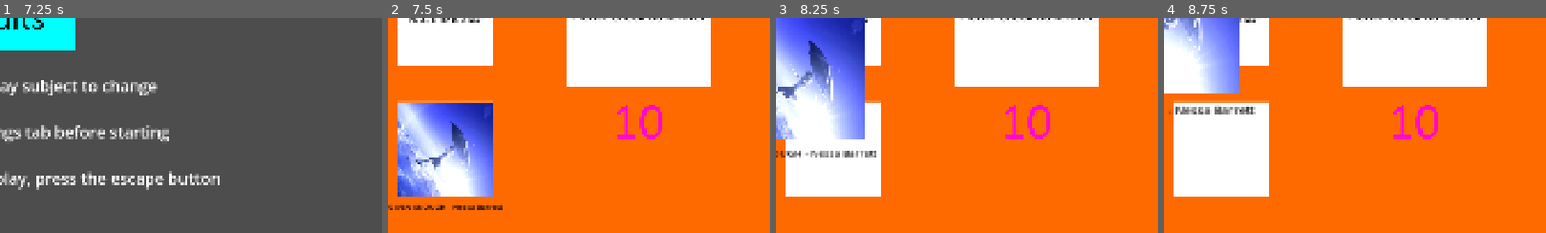
Above: before the commit, frames 1-4 (left to right).
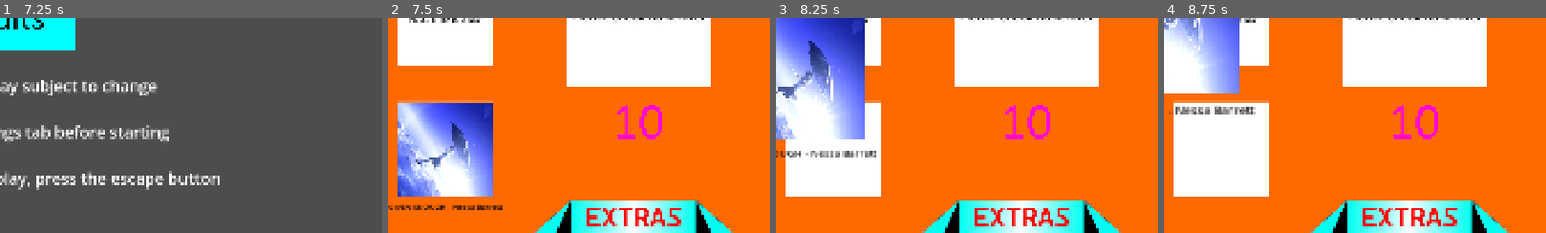
Above: after the commit, the same moments.

Repository: HyperKappy/Rhythm-Game-Repo
Game: Godot game, scene res://scenes/Main menu.tscn
Two runs of this game, one before a commit and one after it. Both use one fixed random seed, a clock stepped at 60 frames per second and the inputs below. Sound files missing from this copy of the repository are replaced by a short silence.
Inputs (mouse positions are % of the whole screen's width and height, from its top left):
- Up to frame 1 (7.25 s): click (49, 33) at 0.5 s; click "A" at 1.25 s; click "Press a key..." at 2 s; click "S" at 2.75 s; click "K" at 3.5 s; click "L" at 4.25 s; click "BACK" at 5 s; click (50, 50) at 5.75 s; click "BACK" at 6.5 s
- Up to frame 2 (7.5 s): click (49, 16) at 7.25 s
- Up to frame 3 (8.25 s): click "GIVEN ENOUGH - Nessa Barrett" at 8 s
- Up to frame 4 (8.75 s): no input
The pictures show only the part of the screen within x 50-100%, y 50-100%; the shares and areas given below are measured in that part.

Frame 1 is identical in both runs. In frame 2, 6.5% of the frame differs, in the area x 38-91%, y 84-100%; in frame 3, 6.5%; in frame 4, 6.5%.

Commit message:
Extras menu
Extras menu toegevoegd. Je komt erbij door op een knop te klikken rechtsonderin de song select menu.
Daarnaast komt er een animatie waardoor het lijkt dat het schuift

Diff:
--- /dev/null
+++ b/code/extras.gd
@@ -0,0 +1,8 @@
+extends TextureButton
+
+
+
+func _on_pressed() -> void:
+	$Click_Animation.play("Schuiven")
+	await get_tree().create_timer(1.0).timeout
+	get_tree().change_scene_to_file("res://scenes/Extras.tscn")
--- /dev/null
+++ b/scenes/Extras.tscn
@@ -0,0 +1,11 @@
+[gd_scene load_steps=2 format=3 uid="uid://cpchktwi27dsc"]
+
+[ext_resource type="Texture2D" uid="uid://bat87ptx7ueql" path="res://Resources/images/Extras_Menu.png" id="1_y1bbp"]
+
+[node name="Node2D" type="Node2D"]
+
+[node name="TextureRect" type="TextureRect" parent="."]
+offset_top = -1.0
+offset_right = 1920.0
+offset_bottom = 1079.0
+texture = ExtResource("1_y1bbp")
--- a/scenes/songselect.tscn
+++ b/scenes/songselect.tscn
@@ -15,6 +15,8 @@
 [ext_resource type="Script" uid="uid://xjyiuklcvy57" path="res://code/back.gd" id="13_ufb8k"]
 [ext_resource type="Script" uid="uid://coyv5jbp8tcwl" path="res://code/Limbo.gd" id="14_efvnr"]
 [ext_resource type="AudioStream" uid="uid://c4axmn3jwyo2g" path="res://Resources/audio/Limbo_Preview.mp3" id="14_ufb8k"]
+[ext_resource type="Texture2D" uid="uid://dojcooysi1kto" path="res://Resources/images/Extras_Animation.png" id="16_ra5o5"]
+[ext_resource type="Script" uid="uid://bct74rdt2cmq4" path="res://code/extras.gd" id="17_twyjv"]
 
 [sub_resource type="Animation" id="Animation_gcj5u"]
 resource_name = "Center_On_Press"
@@ -404,6 +406,42 @@
 &"RESET": SubResource("Animation_xtfyt"),
 &"hover_in": SubResource("Animation_smsft"),
 &"hover_out": SubResource("Animation_3be14")
+}
+
+[sub_resource type="Animation" id="Animation_hqaag"]
+resource_name = "Schuiven"
+tracks/0/type = "value"
+tracks/0/imported = false
+tracks/0/enabled = true
+tracks/0/path = NodePath(".:position")
+tracks/0/interp = 1
+tracks/0/loop_wrap = true
+tracks/0/keys = {
+"times": PackedFloat32Array(0, 0.1, 0.2, 0.3, 0.4, 0.5, 0.6, 0.7, 0.8, 0.9, 1),
+"transitions": PackedFloat32Array(1, 1, 1, 1, 1, 1, 1, 1, 1, 1, 1),
+"update": 0,
+"values": [Vector2(0, 997), Vector2(0, 588.8), Vector2(0, 331.1), Vector2(0, 152.8), Vector2(0, 40.1), Vector2(0, -29.9), Vector2(0, -67), Vector2(0, -80), Vector2(0, -82.8), Vector2(0, -83), Vector2(0, -83)]
+}
+
+[sub_resource type="Animation" id="Animation_6k20e"]
+length = 0.001
+tracks/0/type = "value"
+tracks/0/imported = false
+tracks/0/enabled = true
+tracks/0/path = NodePath(".:position")
+tracks/0/interp = 1
+tracks/0/loop_wrap = true
+tracks/0/keys = {
+"times": PackedFloat32Array(0),
+"transitions": PackedFloat32Array(1),
+"update": 0,
+"values": [Vector2(0, 997)]
+}
+
+[sub_resource type="AnimationLibrary" id="AnimationLibrary_dpfpd"]
+_data = {
+&"RESET": SubResource("Animation_6k20e"),
+&"Schuiven": SubResource("Animation_hqaag")
 }
 
 [node name="Node2D" type="Node2D"]
@@ -585,6 +623,18 @@
 grow_vertical = 2
 mouse_force_pass_scroll_events = false
 
+[node name="Extras" type="TextureButton" parent="."]
+offset_top = 997.0
+offset_right = 1920.0
+offset_bottom = 2160.0
+texture_normal = ExtResource("16_ra5o5")
+script = ExtResource("17_twyjv")
+
+[node name="Click_Animation" type="AnimationPlayer" parent="Extras"]
+libraries = {
+&"": SubResource("AnimationLibrary_dpfpd")
+}
+
 [connection signal="mouse_entered" from="GIVEN_ENOUGH" to="GIVEN_ENOUGH" method="_on_GE_Button_Hovered"]
 [connection signal="mouse_exited" from="GIVEN_ENOUGH" to="GIVEN_ENOUGH" method="_on_GE_Button_Exited"]
 [connection signal="pressed" from="GIVEN_ENOUGH" to="." method="_on_GE_Pressed_connect"]
@@ -598,3 +648,4 @@
 [connection signal="mouse_exited" from="Isolation" to="Isolation" method="_on_Limbo_Button_Exited"]
 [connection signal="pressed" from="Isolation" to="." method="_on_Limbo_Pressed_connect"]
 [connection signal="pressed" from="Isolation" to="Isolation" method="_on_Limbo_Pressed"]
+[connection signal="pressed" from="Extras" to="Extras" method="_on_pressed"]
Binary file added: Resources/images/Extras.png
Not shown, added: Resources/images/Extras.png.import
Binary file added: Resources/images/Extras_Animation.png
Not shown, added: Resources/images/Extras_Animation.png.import
Binary file added: Resources/images/Extras_Menu.png
Not shown, added: Resources/images/Extras_Menu.png.import
Not shown, added: code/extras.gd.uid
Not shown: 1 places in scenes/songselect.tscn that only renumber resources
